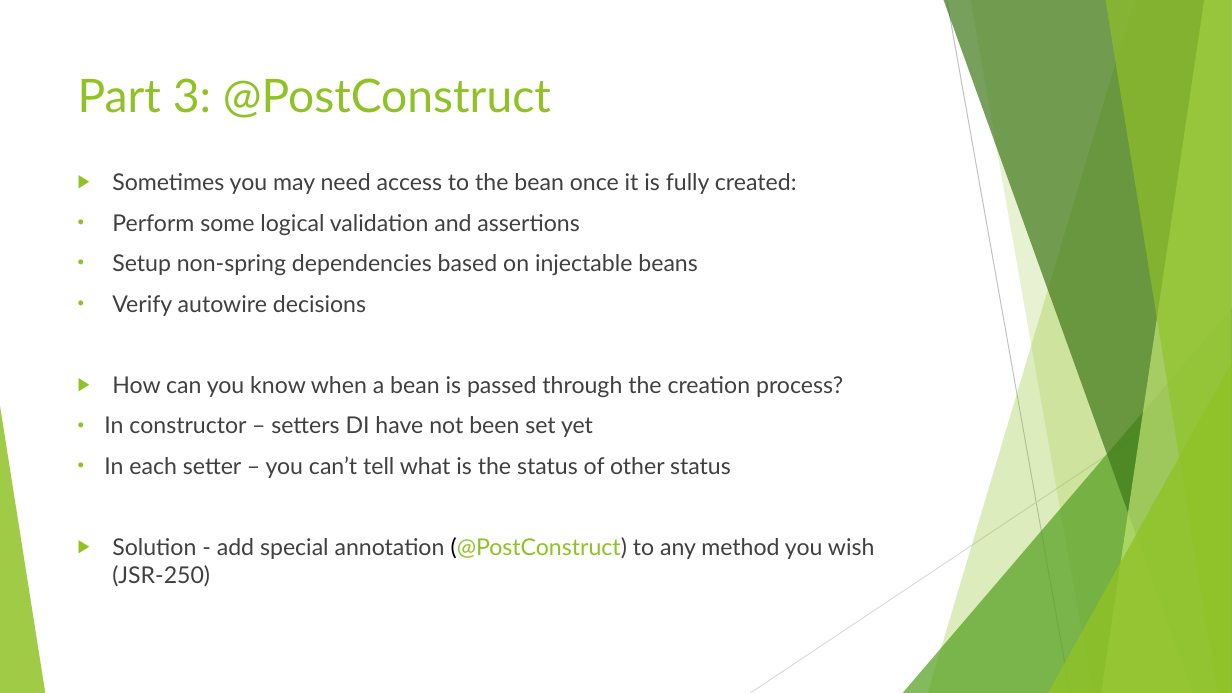
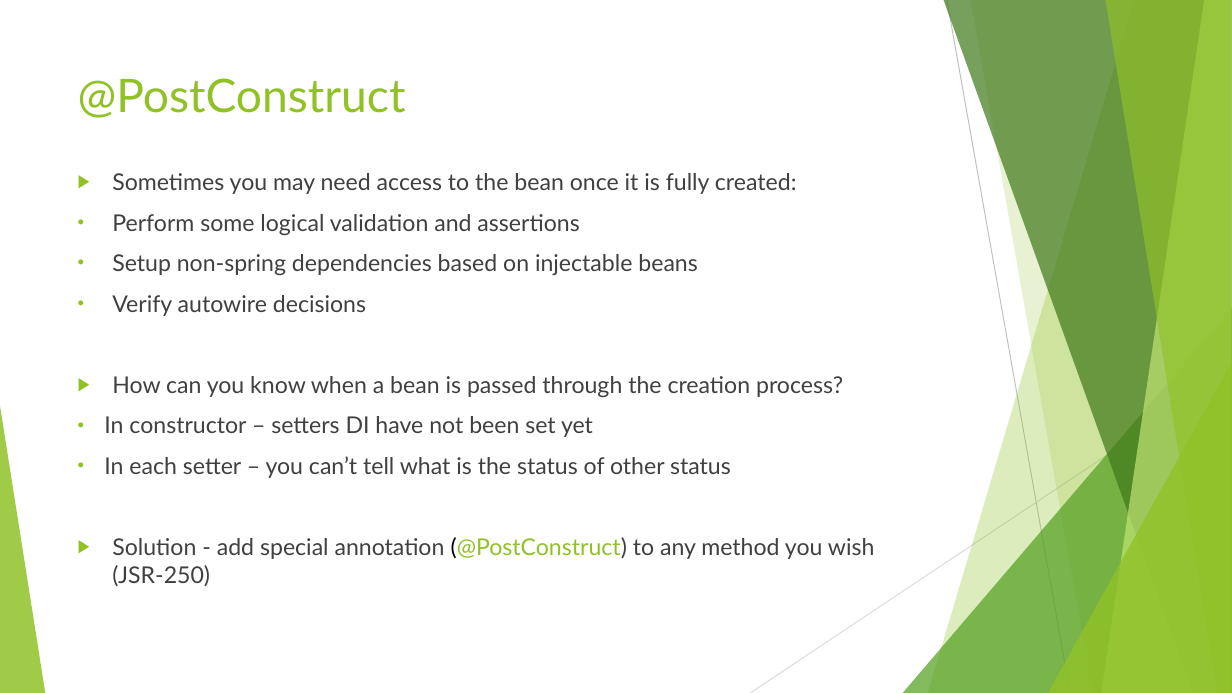
Before and after one commit to idanshal/sb-todo-app-tdp, a slide deck: slide 44 of course_data/presentations/practical_spring_boot_for_tdp_02.pptx (slide 58 before the commit). Drawn at 1232x693 pixels with LibreOffice and Linux fonts; fonts in the diff are those of the drawing. Boxes give left, top, right and bottom in pixels: in the first picture for what was removed or moved away, otherwise in the second. Text is boxed around its words. In the diff, an @@ line names an element or a change of style, - is before the commit and + after.

```diff
--- a/course_data/presentations/practical_spring_boot_for_tdp_02.pptx
+++ b/course_data/presentations/practical_spring_boot_for_tdp_02.pptx
@@ title at bbox=[78, 78, 406, 118]: text changed @@
-Part 3: @PostConstruct
+@PostConstruct
```
Also in this commit, not shown: 6 other slides changed, 14 slides removed, 2 other files.
